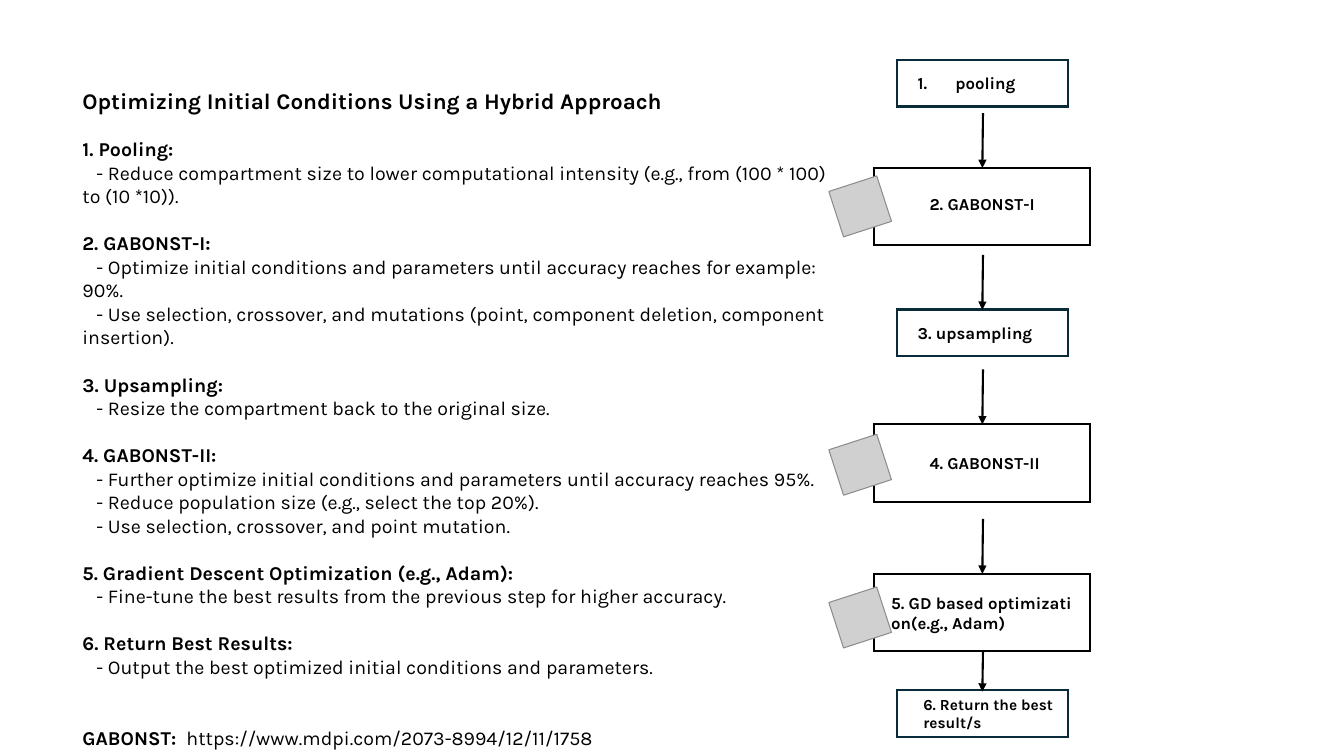
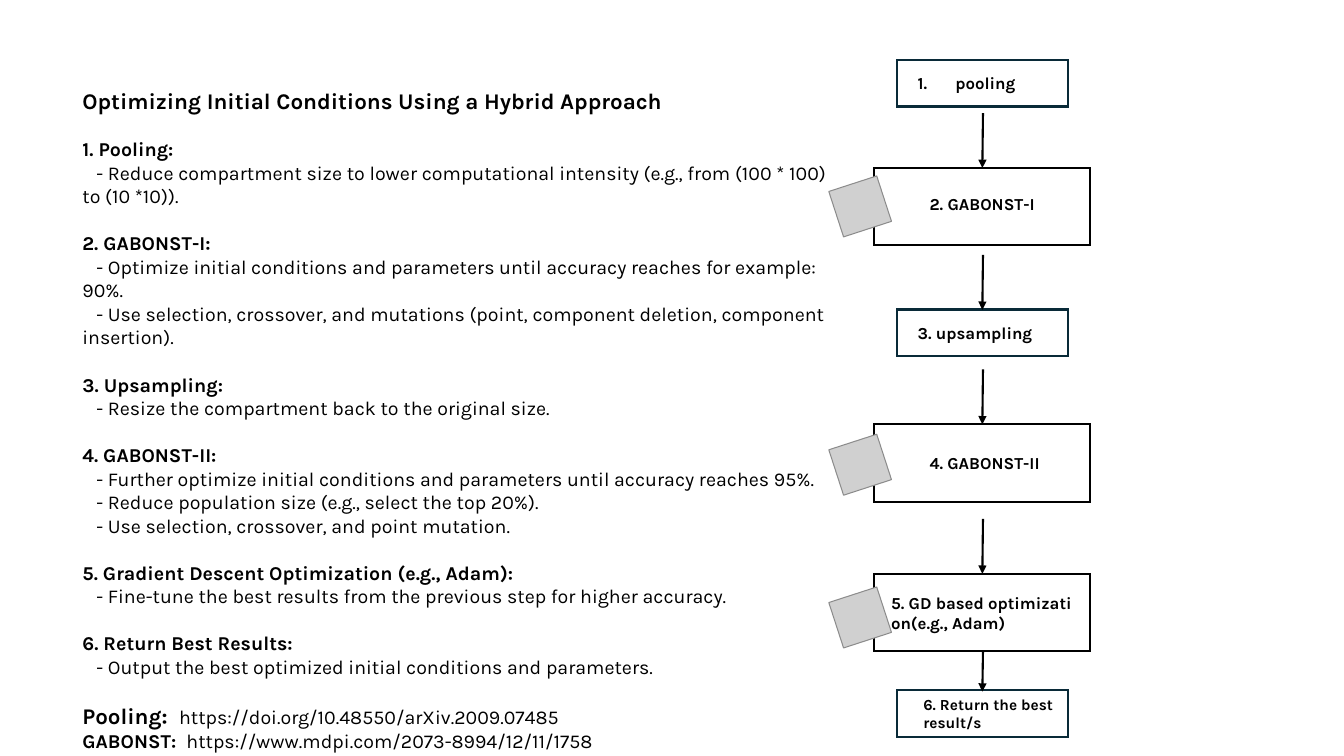
Before and after one commit to LoqmanSamani/grn-designer, a slide deck: slide 5 of pres/approach.pptx. Drawn at 1344x756 pixels with LibreOffice and Linux fonts; fonts in the diff are those of the drawing; grey boxes stand for pictures. Boxes give left, top, right and bottom in pixels: in the first picture for what was removed or moved away, otherwise in the second. Text is boxed around its words. In the diff, an @@ line names an element or a change of style, - is before the commit and + after.

Commit message:
approach.pptx has been updated

```diff
--- a/pres/approach.pptx
+++ b/pres/approach.pptx
@@ text at (82,708,559,730): paragraph added @@
+Pooling: https://doi.org/10.48550/arXiv.2009.07485
```
